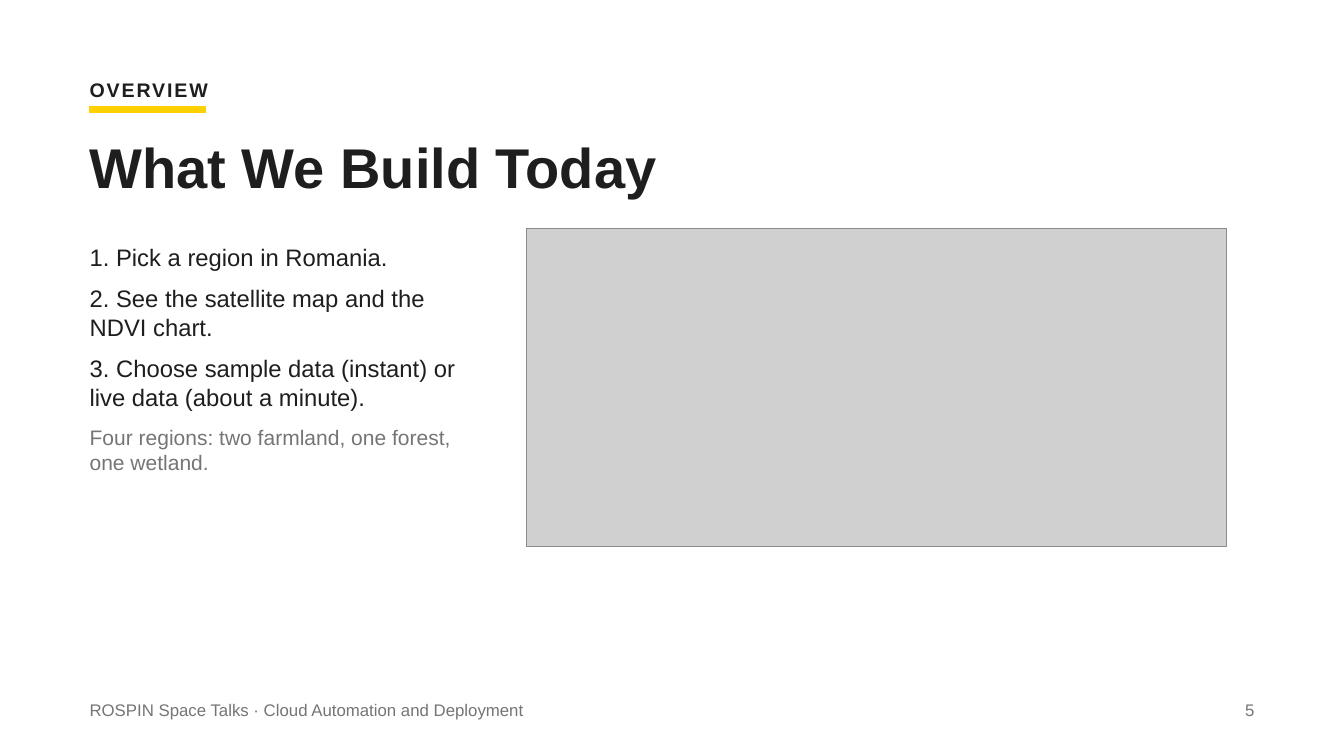
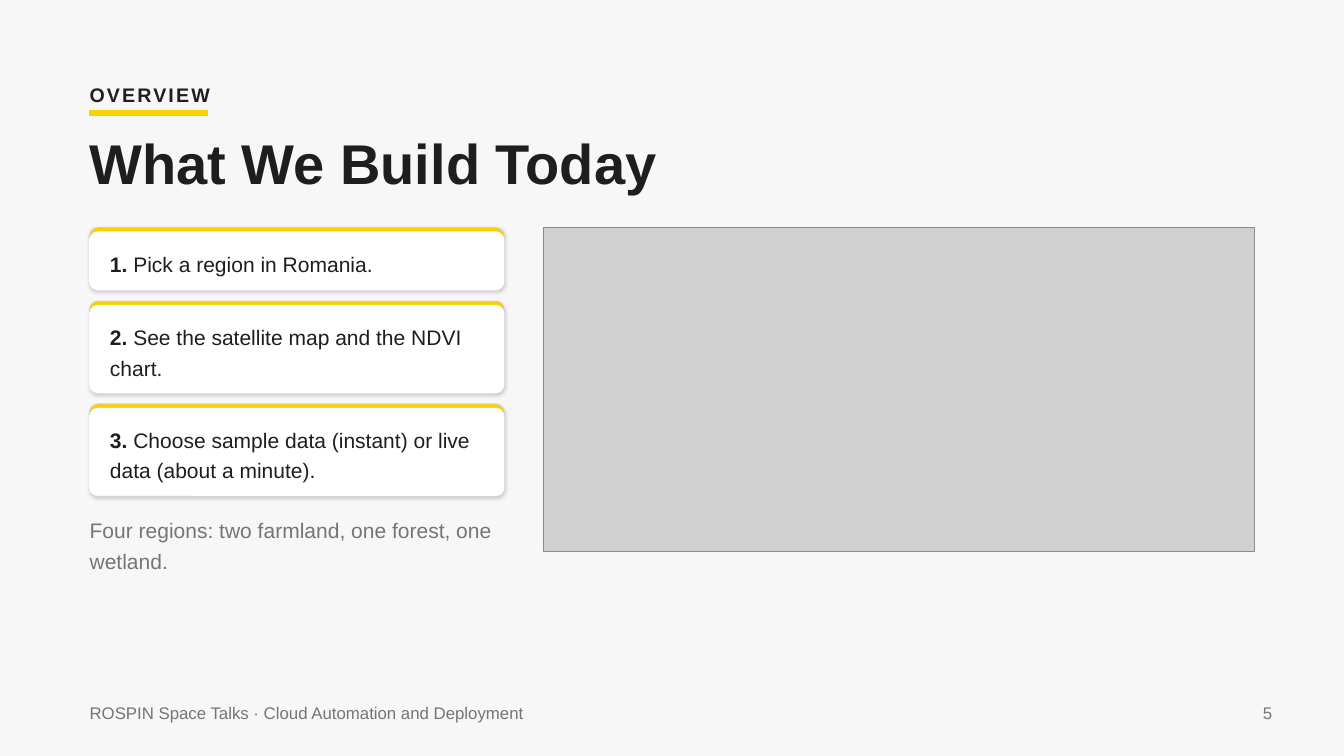
Before and after one commit to agi1clj/ROSPIN_Workshop_Infra, a slide deck: slide 5 of docs/ROSPIN-Cloud-Workshop.pptx. Drawn at 1344x756 pixels with LibreOffice and Linux fonts; fonts in the diff are those of the drawing; grey boxes stand for pictures. Boxes give left, top, right and bottom in pixels: in the first picture for what was removed or moved away, otherwise in the second. Text is boxed around its words. In the diff, an @@ line names an element or a change of style, - is before the commit and + after.

Commit message:
docs: updated workshop slides (card layout, PDF and PPTX)

```diff
--- a/docs/ROSPIN-Cloud-Workshop.pptx
+++ b/docs/ROSPIN-Cloud-Workshop.pptx
@@ background #FFFFFF to #F7F7F7 @@
@@ text "OVERVIEW" at [89, 79, 228, 119]: letter spacing 2 to 2.3 pt; line spacing 1 to 1.22 @@
@@ rectangle: place and size @@
-rectangle at [89, 106, 206, 112]
+rectangle at [89, 110, 208, 116]
@@ text "What We Build Today" at [90, 143, 657, 194]: line spacing 1 to 0.91 @@
@@ rounded rectangle added at [89, 228, 504, 290], fill #FFD000, outline #C9C9C9 0.75 pt @@
@@ rounded rectangle added at [89, 232, 504, 290], fill #FFFFFF, outline #FFFFFF 1 pt @@
@@ picture: place and size @@
-picture at [526, 228, 1226, 547]
+picture at [543, 228, 1254, 551]
@@ text at [90, 248, 424, 337]: paragraphs removed @@
-1. Pick a region in Romania.
-2. See the satellite map and the NDVI chart.
@@ text added at [110, 256, 373, 276], 22.5 pt, text #1E1E1E @@
+1. Pick a region in Romania.
@@ rounded rectangle added at [89, 301, 504, 392], fill #FFD000, outline #C9C9C9 0.75 pt @@
@@ rounded rectangle added at [89, 305, 504, 392], fill #FFFFFF, outline #FFFFFF 1 pt @@
@@ text added at [110, 329, 461, 376], 22.5 pt, text #1E1E1E @@
+2. See the satellite map and the NDVI chart.
@@ rounded rectangle added at [89, 404, 504, 495], fill #FFD000, outline #C9C9C9 0.75 pt @@
@@ rounded rectangle added at [89, 408, 504, 495], fill #FFFFFF, outline #FFFFFF 1 pt @@
@@ text at [90, 430, 450, 470]: paragraph removed @@
-Four regions: two farmland, one forest, one wetland.
@@ text "3. Choose sample data (instant) ...": place and size @@
-text "3. Choose sample data (instant) ..." at [90, 248, 455, 470]
+text "3. Choose sample data (instant) ..." at [110, 432, 470, 483]
@@ text "3. Choose sample data (instant) ..." at [110, 432, 470, 483]: size 25.5 to 22.5 pt; bold on in "3."; line spacing 1 to 1.22; less space between paragraphs @@
@@ text added at [90, 523, 491, 569], 22.5 pt, text #757575 @@
+Four regions: two farmland, one forest, one wetland.
@@ text "ROSPIN Space Talks · Cloud ..." at [90, 707, 524, 723]: line spacing 1 to 1.22 @@
@@ text "5" at [1263, 707, 1272, 719]: line spacing 1 to 1.22 @@
```
Also in this commit, not shown: 27 other slides changed, 1 other file.
